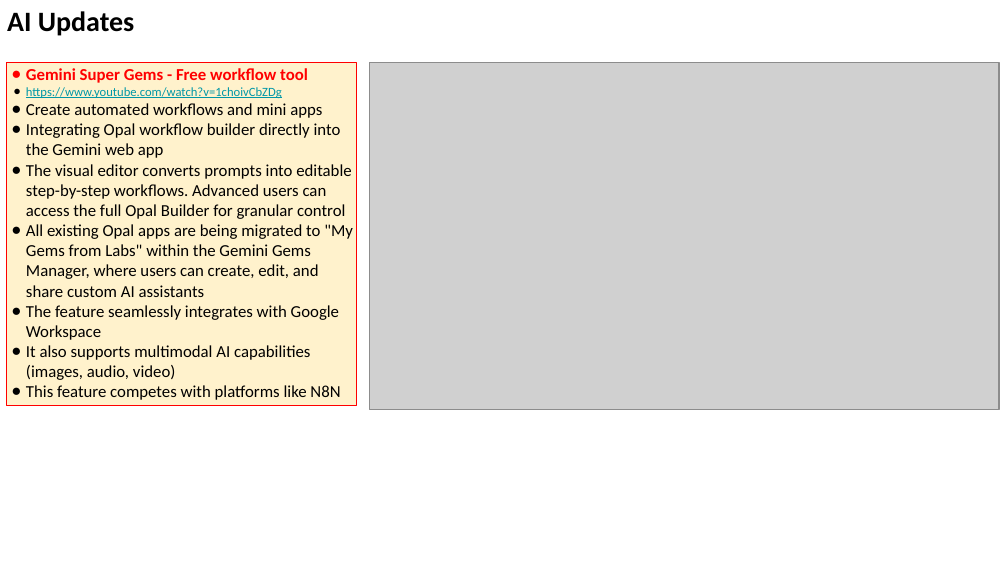
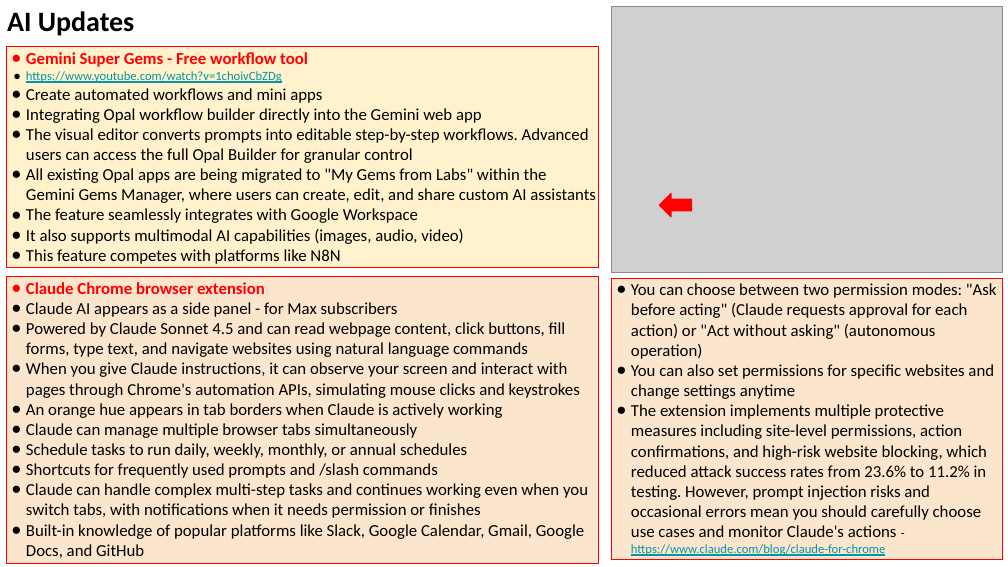
Before and after one commit to lselector/seminar, a slide deck: slide 6 of 2025/2025-12-19-AI-Updates.pptx. Drawn at 1008x567 pixels with LibreOffice and Linux fonts; fonts in the diff are those of the drawing; grey boxes stand for pictures. Boxes give left, top, right and bottom in pixels: in the first picture for what was removed or moved away, otherwise in the second. Text is boxed around its words. In the diff, an @@ line names an element or a change of style, - is before the commit and + after.

Commit message:
update

```diff
--- a/2025/2025-12-19-AI-Updates.pptx
+++ b/2025/2025-12-19-AI-Updates.pptx
@@ picture added at bbox=[611, 6, 1003, 272] @@
@@ rectangle "Gemini Super Gems - Free ...": place and size @@
-rectangle "Gemini Super Gems - Free ..." at bbox=[6, 62, 356, 405]
+rectangle "Gemini Super Gems - Free ..." at bbox=[6, 47, 599, 268]
@@ picture removed at bbox=[369, 62, 999, 410] @@
@@ left arrow added at bbox=[659, 194, 691, 217], fill #FF0000, outline #FF0000 0.75 pt @@
@@ rectangle added at bbox=[6, 276, 599, 563], fill #FCE5CD, outline #FF0000 0.75 pt, 12 pt, text #000000 @@
+● Claude Chrome browser extension
+● Claude AI appears as a side panel - for Max subscribers
+● Powered by Claude Sonnet 4.5 and can read webpage content, click buttons, fill forms, type text, and navigate websites using natural language commands
+● When you give Claude instructions, it can observe your screen and interact with pages through Chrome's automation APIs, simulating mouse clicks and keystrokes
+● An orange hue appears in tab borders when Claude is actively working
+● Claude can manage multiple browser tabs simultaneously
+● Schedule tasks to run daily, weekly, monthly, or annual schedules
+● Shortcuts for frequently used prompts and /slash commands
+● Claude can handle complex multi-step tasks and continues working even when you switch tabs, with notifications when it needs permission or finishes
+● Built-in knowledge of popular platforms like Slack, Google Calendar, Gmail, Google Docs, and GitHub
@@ rectangle added at bbox=[611, 278, 1003, 560], fill #FCE5CD, outline #FF0000 0.75 pt, 12 pt, text #000000 @@
+● You can choose between two permission modes: "Ask before acting" (Claude requests approval for each action) or "Act without asking" (autonomous operation)
+● You can also set permissions for specific websites and change settings anytime
+● The extension implements multiple protective measures including site-level permissions, action confirmations, and high-risk website blocking, which reduced attack success rates from 23.6% to 11.2% in testing. However, prompt injection risks and occasional errors mean you should carefully choose use cases and monitor Claude's actions - https://www.claude.com/blog/claude-for-chrome
```
Also in this commit, not shown: 13 other slides changed, 1 slide added.
